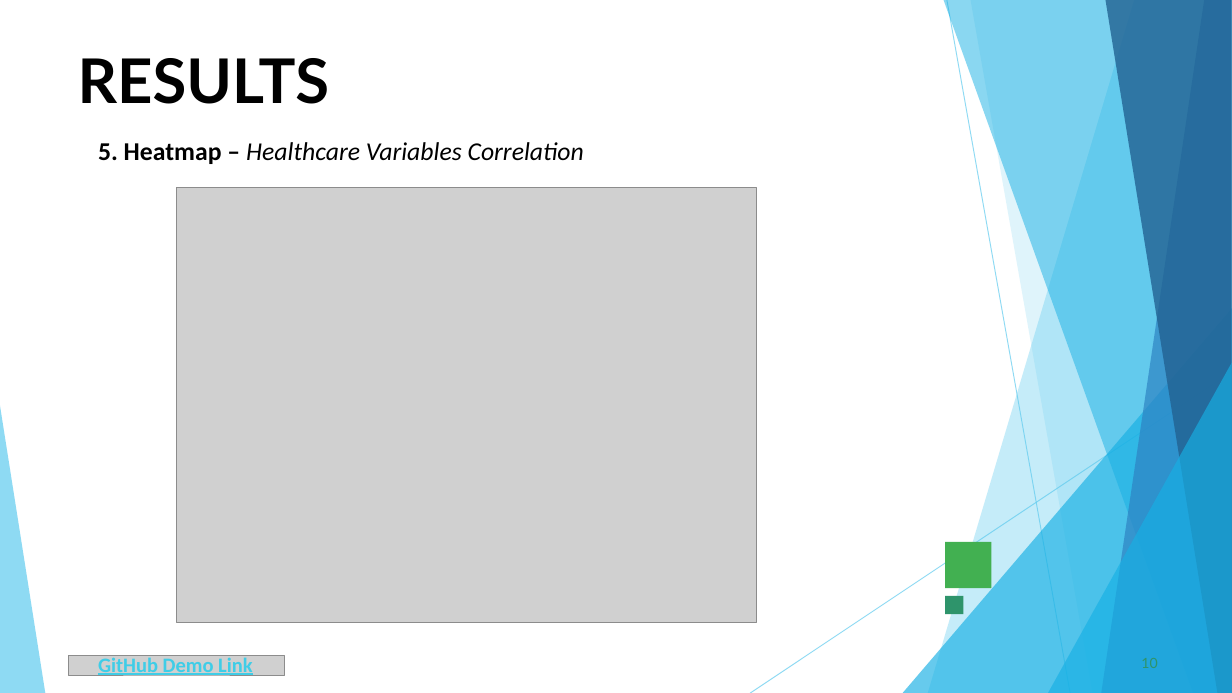
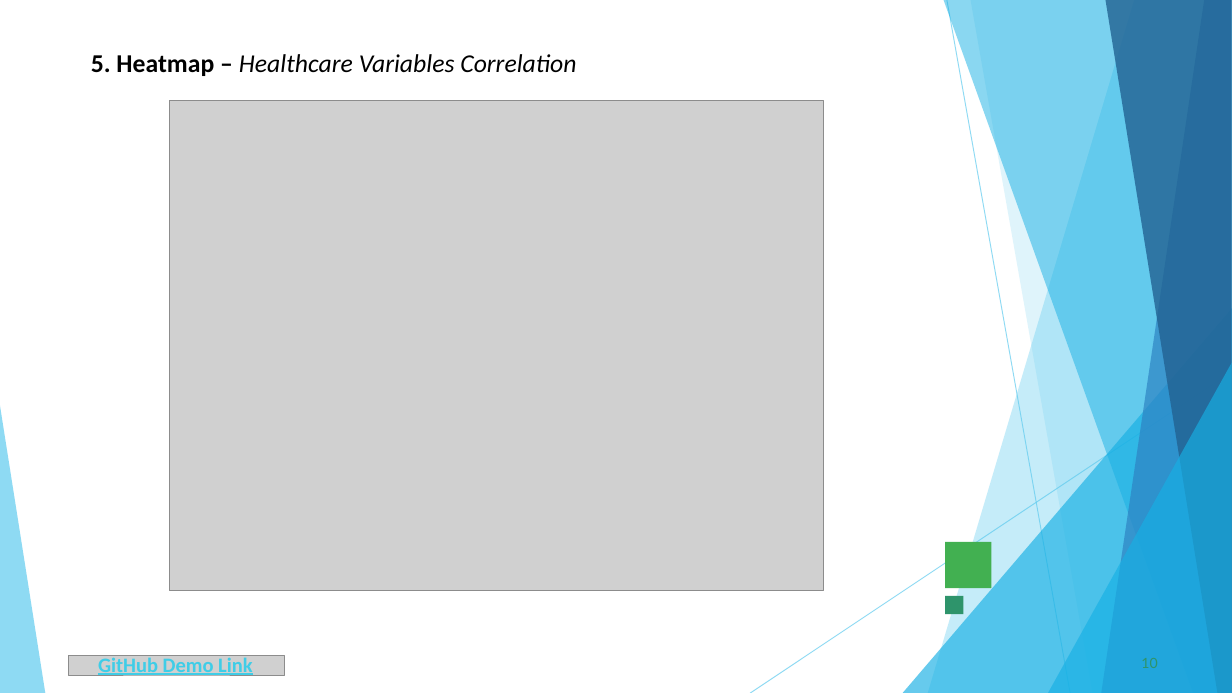
Before and after one commit to sahilmahadik-dev/Healthcare-Analytics-for-Doctor-Visits, a slide deck: slide 10 of Healthcare_Analytics_for_Doctor_Visits (SRM).pptx. Drawn at 1232x693 pixels with LibreOffice and Linux fonts; fonts in the diff are those of the drawing; grey boxes stand for pictures. Boxes give left, top, right and bottom in pixels: in the first picture for what was removed or moved away, otherwise in the second. Text is boxed around its words. In the diff, an @@ line names an element or a change of style, - is before the commit and + after.

Commit message:
Upload updated PPT

```diff
--- a/Healthcare_Analytics_for_Doctor_Visits (SRM).pptx
+++ b/Healthcare_Analytics_for_Doctor_Visits (SRM).pptx
@@ title removed at [78,58,330,104] @@
-RESULTS
@@ text "5. Heatmap – Healthcare Variables ...": place and size @@
-text "5. Heatmap – Healthcare Variables ..." at [98,142,584,164]
+text "5. Heatmap – Healthcare Variables ..." at [91,54,576,76]
@@ picture: place and size @@
-picture at [177,188,757,622]
+picture at [169,101,823,591]
@@ rectangle removed at [677,172,709,204] @@
@@ rectangle removed at [677,170,710,203] @@
```
Also in this commit, not shown: 4 other slides changed.
